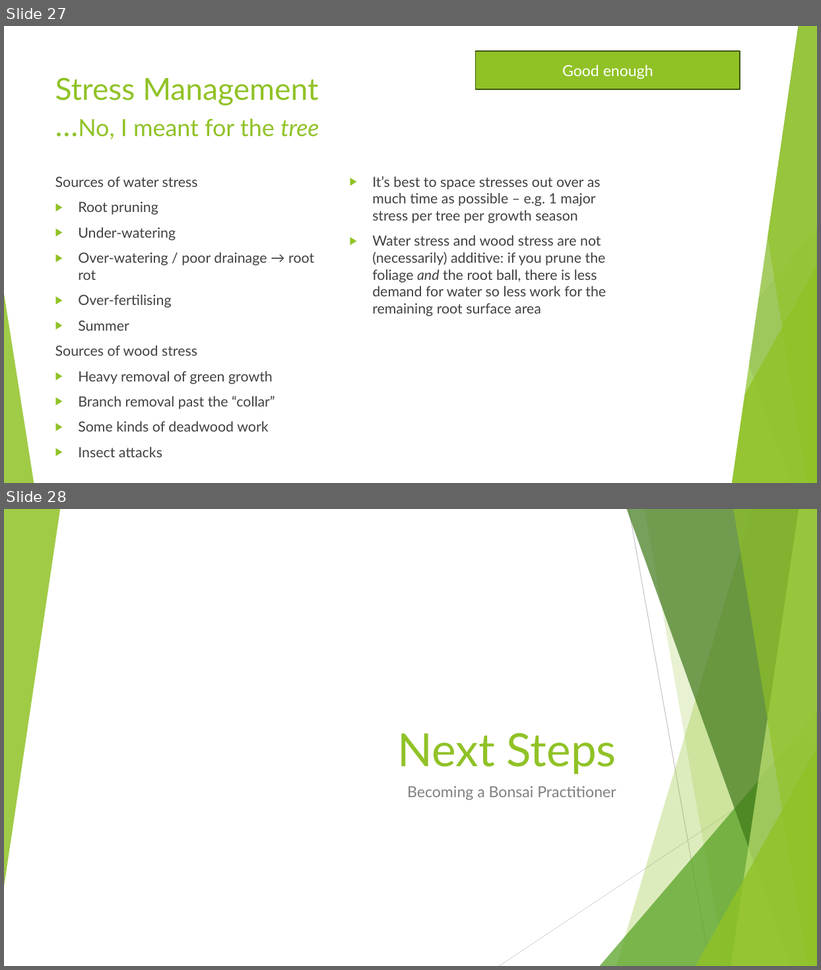
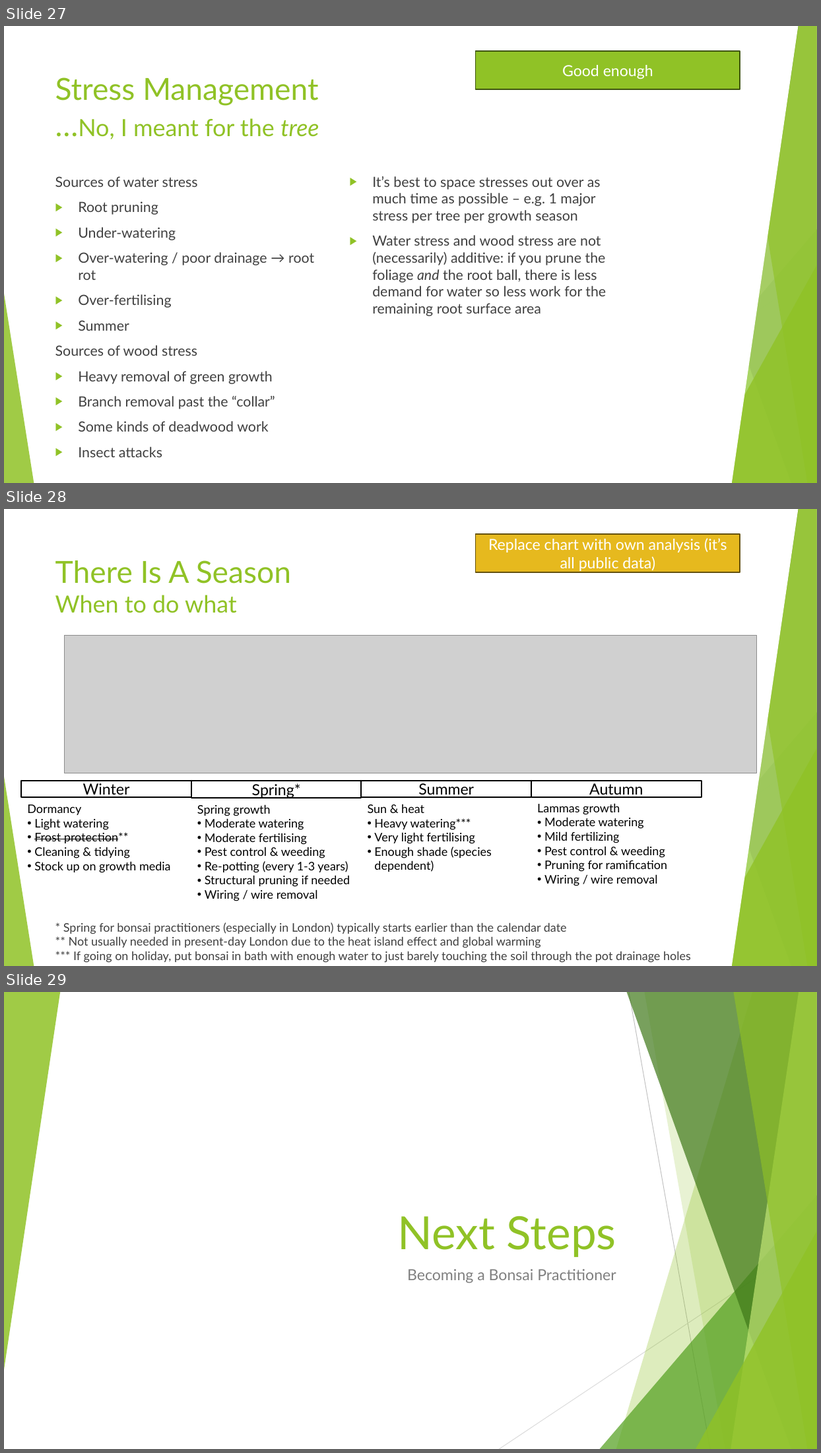
Before and after one commit to AlexLabram/Bonsai, a slide deck: Courseware/Bonsai On A Budget (running).pptx. Shown one above the other, each under a label of ours: slides 27 and 28 before the commit, slides 27, 28 and 29 after it. The pictures are 821x970 and 821x1453 pixels, drawn with LibreOffice and Linux fonts; fonts in the diff are those of the drawing; grey boxes stand for pictures. Boxes give left, top, right and bottom in pixels: in the first picture for what was removed or moved away, otherwise in the second. Text is boxed around its words. In the diff, an @@ line names an element or a change of style, - is before the commit and + after.

Commit message:
Added basic seasonality slide

```diff
--- a/Courseware/Bonsai On A Budget (running).pptx
+++ b/Courseware/Bonsai On A Budget (running).pptx
@@ slide 28 added at [4, 509, 817, 966], background #FFFFFF; not listed: 10 template elements that a slide beside it also shows @@
@@ parallelogram added at [459, 509, 797, 966], fill #FFFFFF, outline #FFFFFF 1.5 pt @@
@@ rectangle added at [475, 534, 741, 573], fill #E6B91E, outline #65510D 1.5 pt, 18 pt, text #FFFFFF @@
+Replace chart with own analysis (it’s all public data)
@@ title added at [55, 560, 291, 613], 36 pt, text #90C226 @@
+There Is A Season
+When to do what
@@ picture added at [64, 635, 757, 773] @@
@@ rectangle added at [21, 781, 191, 798], outline #000000 1.5 pt, 18 pt, text #000000 @@
+Winter
@@ rectangle added at [191, 781, 362, 798], outline #000000 1.5 pt, 18 pt, text #000000 @@
+Spring*
@@ rectangle added at [362, 781, 531, 798], outline #000000 1.5 pt, 18 pt, text #000000 @@
+Summer
@@ rectangle added at [531, 781, 702, 798], outline #000000 1.5 pt, 18 pt, text #000000 @@
+Autumn
@@ text added at [27, 805, 171, 873], 14 pt, text #000000 @@
+Dormancy
+• Light watering
+• Frost protection**
+• Cleaning & tidying
+• Stock up on growth media
@@ text added at [197, 805, 350, 902], 14 pt, text #000000 @@
+Spring growth
+• Moderate watering
+• Moderate fertilising
+• Pest control & weeding
+• Re-potting (every 1-3 years)
+• Structural pruning if needed
+• Wiring / wire removal
@@ text added at [368, 804, 492, 872], 14 pt, text #000000 @@
+Sun & heat
+• Heavy watering***
+• Very light fertilising
+• Enough shade (species dependent)
@@ text added at [537, 803, 667, 887], 14 pt, text #000000 @@
+Lammas growth
+• Moderate watering
+• Mild fertilizing
+• Pest control & weeding
+• Pruning for ramification
+• Wiring / wire removal
@@ text added at [63, 923, 691, 963], 14 pt, text #404040 @@
+* Spring for bonsai practitioners (especially in London) typically starts earlier than the calendar date
+** Not usually needed in present-day London due to the heat island effect and global warming
+*** If going on holiday, put bonsai in bath with enough water to just barely touching the soil through the pot drainage holes
@@ what was slide 28 is now slide 29 @@
```
Also in this commit, not shown: 6 slides changed.
